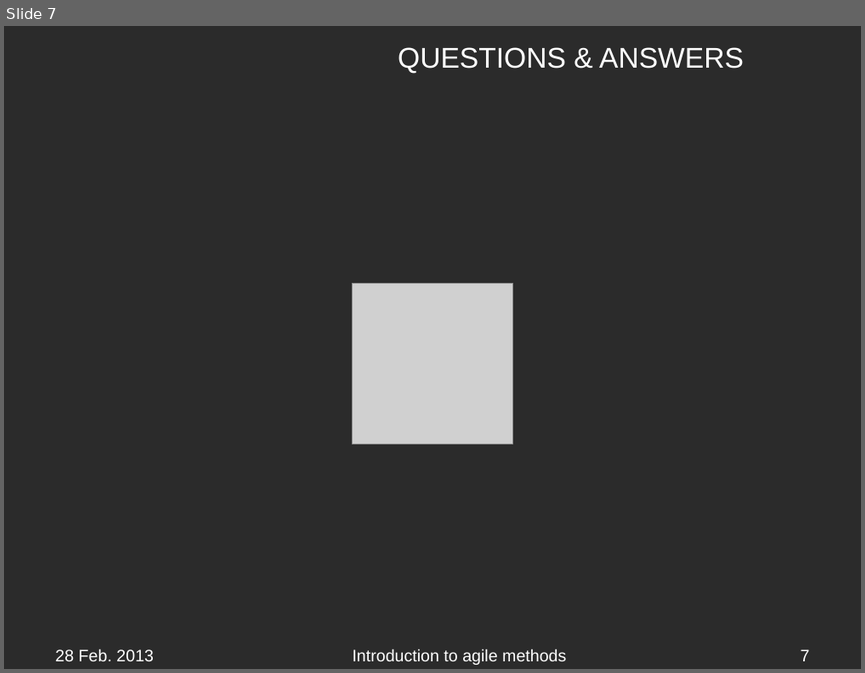
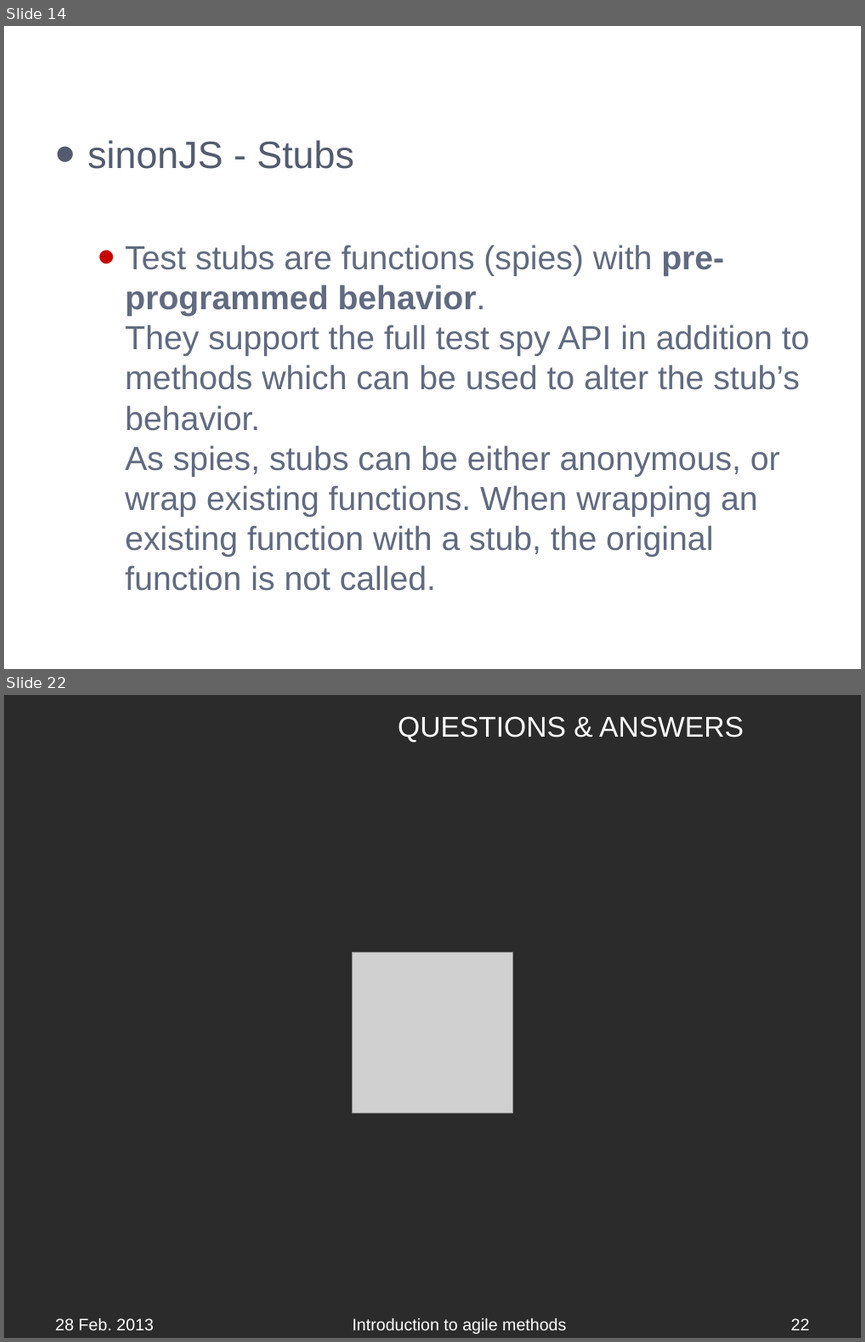
Before and after one commit to APGoblinShark/ap-bb-resources, a slide deck: AP-BrownBag(Javascript).pptx. Shown one above the other, each under a label of ours: slide 7 before the commit, slides 14 and 22 after it; the slides between them are not shown. The pictures are 865x673 and 865x1342 pixels, drawn with LibreOffice and Linux fonts; fonts in the diff are those of the drawing; grey boxes stand for pictures; background and template pictures are left out; a plain dark background stands for a picture behind light text. Boxes give left, top, right and bottom in pixels: in the first picture for what was removed or moved away, otherwise in the second. Text is boxed around its words. In the diff, an @@ line names an element or a change of style, - is before the commit and + after.

```diff
--- a/AP-BrownBag(Javascript).pptx
+++ b/AP-BrownBag(Javascript).pptx
@@ slide 14 added at (4,26,861,669), background picture (left out) @@
@@ text added at (87,140,810,590), 28 pt, text #606A80 @@
+• sinonJS - Stubs
+  • Test stubs are functions (spies) with pre-programmed behavior.
+    They support the full test spy API in addition to methods which can be used to alter the stub’s behavior.
+    As spies, stubs can be either anonymous, or wrap existing functions. When wrapping an existing function with a stub, the original function is not called.
@@ text added at (46,641,183,669), 14 pt, text #FFFFFF @@
+28 Feb. 2013
@@ text added at (190,641,730,669), 14 pt, text #FFFFFF @@
+Introduction to agile methods
@@ page number added at (749,641,818,669), 14 pt, text #FFFFFF @@
+14
@@ what was slide 7 is now slide 22 @@
@@ page number at (791,1318,810,1330): text changed @@
-7
+22
```
Also in this commit, not shown: 2 slides changed, 14 other slides added.
